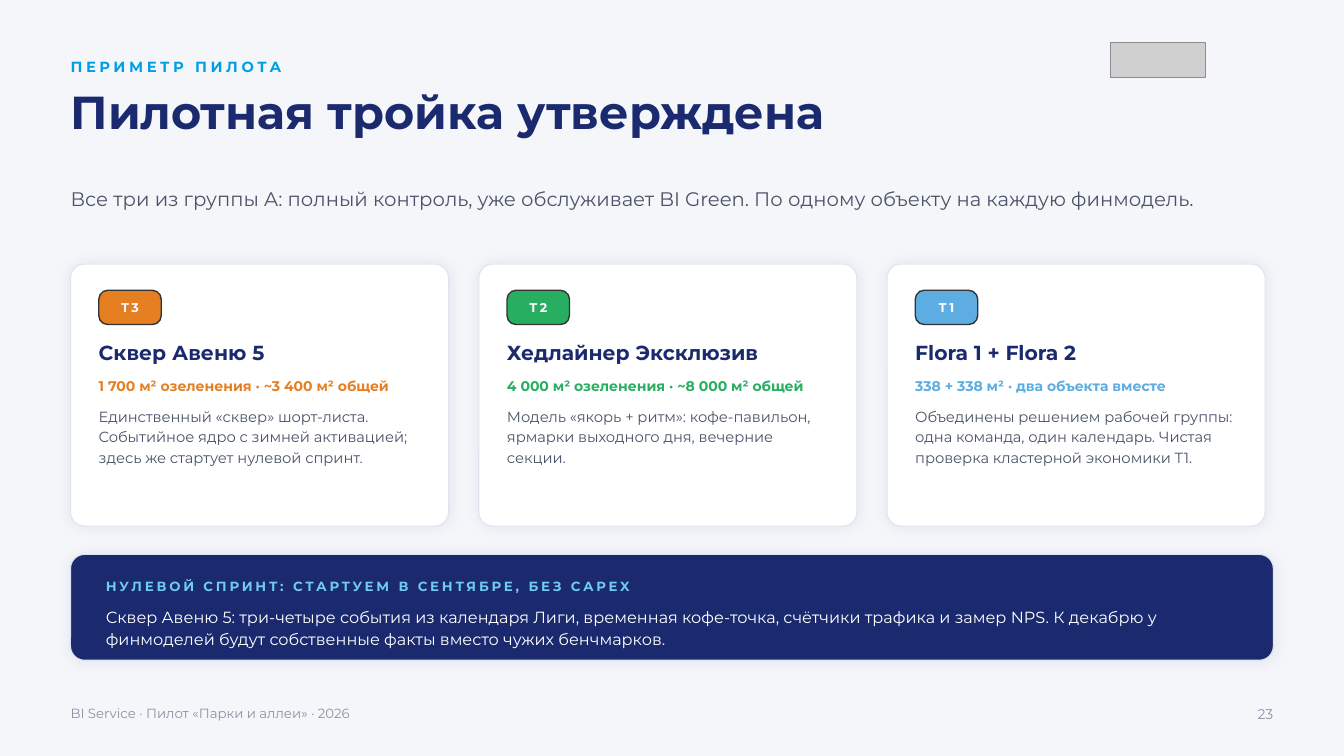
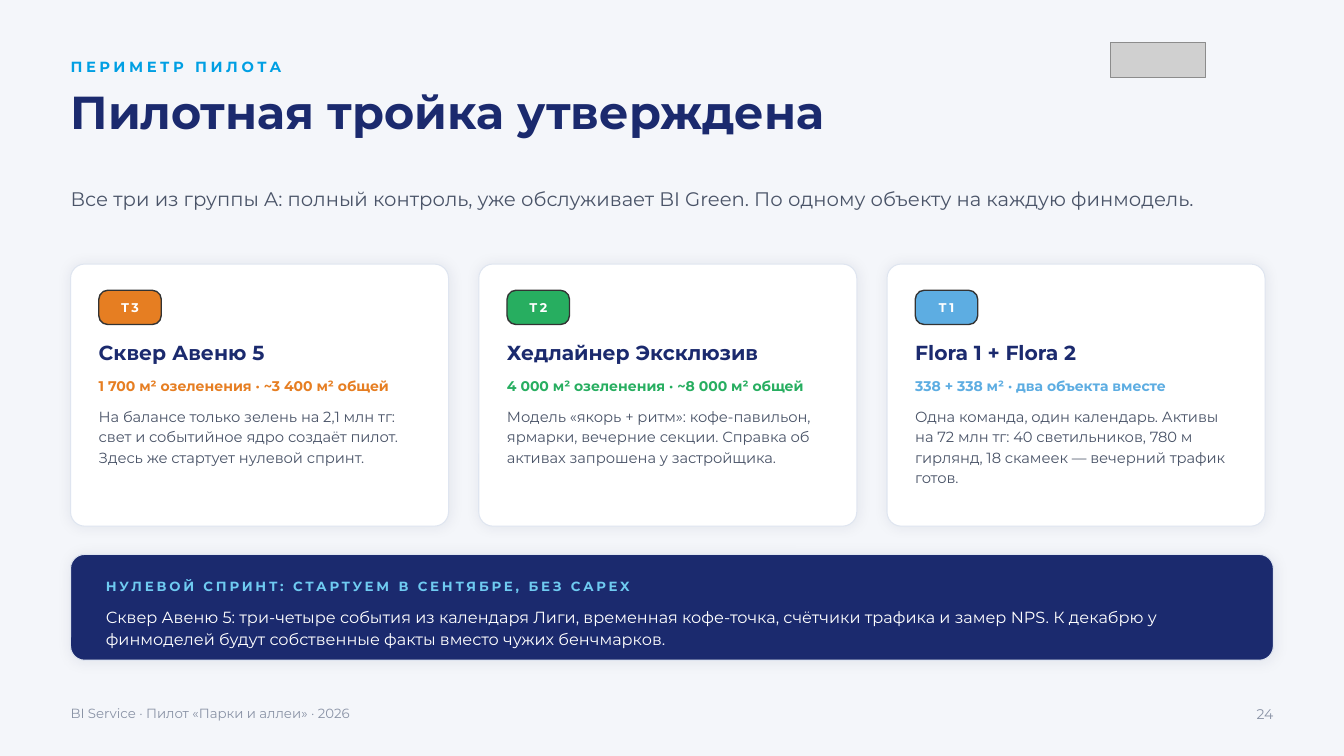
Before and after one commit to jprashkevich/bi-korshiler, a slide deck: slide 25 of docs/research/BIG-Life-park-pilot.pptx (slide 24 before the commit). Drawn at 1344x756 pixels with LibreOffice and Linux fonts; fonts in the diff are those of the drawing; grey boxes stand for pictures. Boxes give left, top, right and bottom in pixels: in the first picture for what was removed or moved away, otherwise in the second. Text is boxed around its words. In the diff, an @@ line names an element or a change of style, - is before the commit and + after.

```diff
--- a/docs/research/BIG-Life-park-pilot.pptx
+++ b/docs/research/BIG-Life-park-pilot.pptx
@@ text at bbox=[99, 411, 398, 466]: text changed @@
-Единственный «сквер» шорт-листа. Событийное ядро с зимней активацией; здесь же стартует нулевой спринт.
+На балансе только зелень на 2,1 млн тг: свет и событийное ядро создаёт пилот. Здесь же стартует нулевой спринт.
@@ text at bbox=[507, 411, 811, 466]: text changed @@
-Модель «якорь + ритм»: кофе-павильон, ярмарки выходного дня, вечерние секции.
+Модель «якорь + ритм»: кофе-павильон, ярмарки, вечерние секции. Справка об активах запрошена у застройщика.
@@ text at bbox=[915, 411, 1225, 483]: text changed @@
-Объединены решением рабочей группы: одна команда, один календарь. Чистая проверка кластерной экономики Т1.
+Одна команда, один календарь. Активы на 72 млн тг: 40 светильников, 780 м гирлянд, 18 скамеек — вечерний трафик готов.
@@ text at bbox=[1257, 709, 1274, 719]: text changed @@
-23
+24
```
Also in this commit, not shown: 7 other slides changed, 1 slide added, 1 other file.
